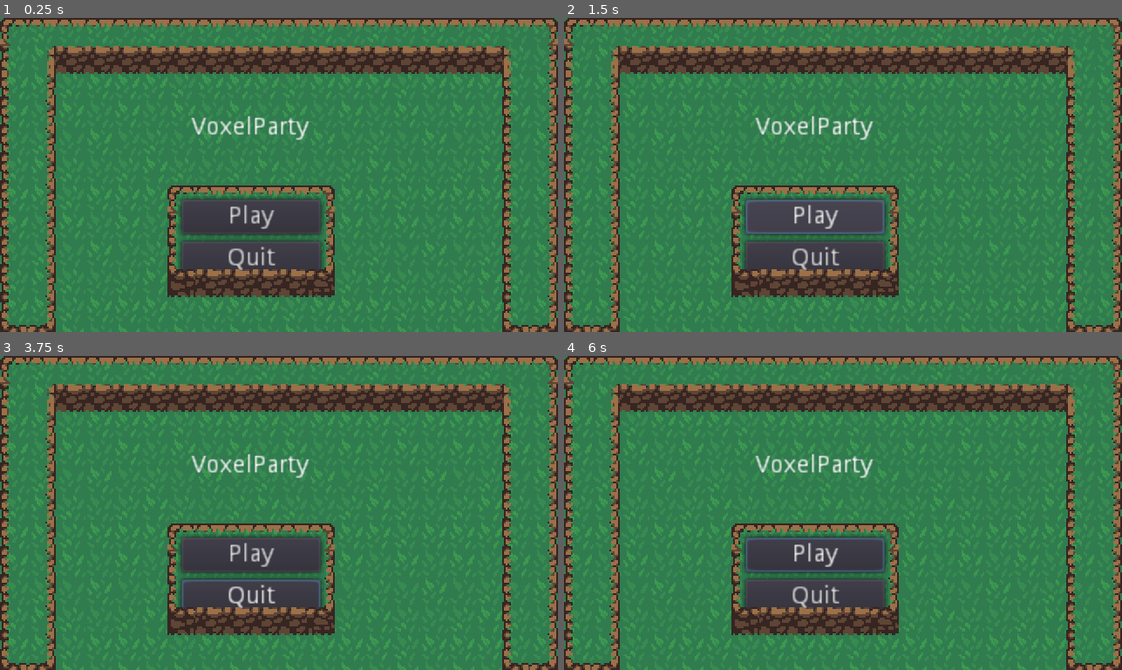
Above: before the commit, frames 1-4 (two rows, left to right).
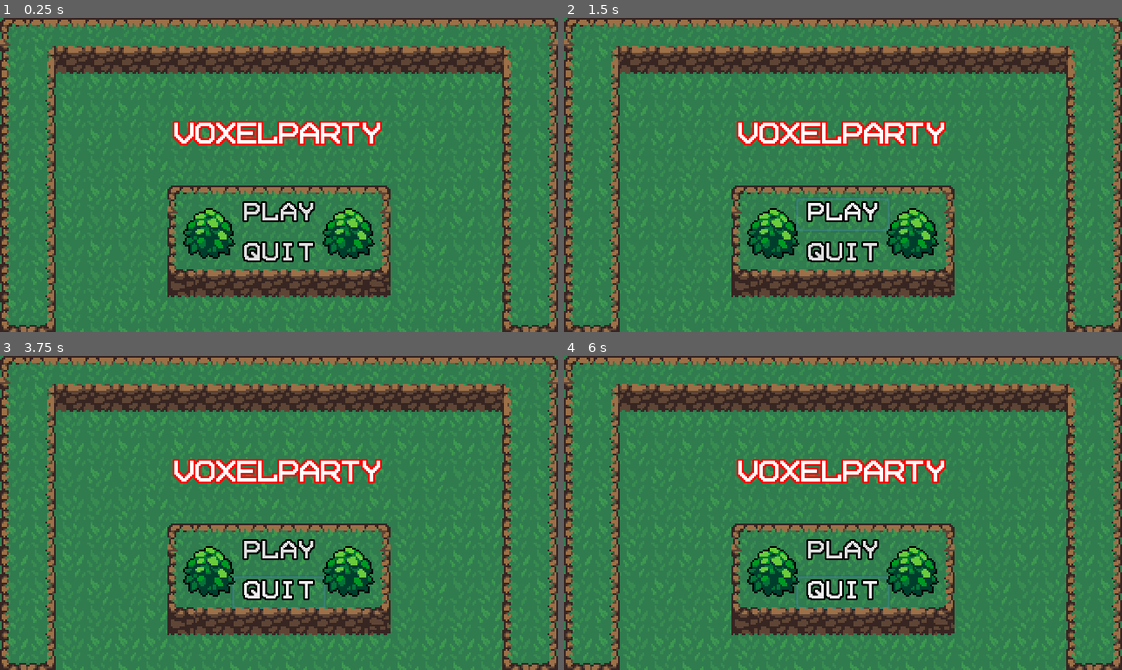
Above: after the commit, the same moments.

Repository: lavaman11/Voxeltest
Game: Godot game, scene res://dead.tscn
The game is run twice, just before and just after one commit, with the same random seed, the same clock (stepped at 60 frames per second) and the same inputs. This scene is started directly instead of the project's main scene.
Inputs (mouse positions are in pixels of both pictures, inside the frame that each line leads up to):
- Up to frame 1 (0.25 s): no input
- Up to frame 2 (1.5 s): click "Play" at 0.5 s; click "Play" at 1.25 s
- Up to frame 3 (3.75 s): click (279, 632) at 2 s; tap Enter at 2.75 s; move the mouse to (401, 497) at 2.77 s; hold Right (ui_right) 2.78-3.53 s; tap X (attack) at 2.85 s; click (401, 497) at 3.5 s; move the mouse to (167, 528) at 3.52 s; hold Down (ui_down) from 3.53 s (still down); tap Shift (roll) at 3.6 s
- Up to frame 4 (6 s): move the mouse to (898, 443) at 4.27 s; release Down (ui_down) at 4.28 s; hold Right (ui_right) 4.28-5.03 s; tap X (attack) at 4.35, 5.85 s; move the mouse to (815, 575) at 5.02 s; hold Up (ui_up) 5.03-5.78 s; tap Shift (roll) at 5.1 s; click (815, 575) at 5.75 s; move the mouse to (1010, 560) at 5.77 s; hold Left (ui_left) from 5.78 s (still down)

The runs differ from the first frame. In frame 1, 11% of the frame differs, in the area x 30-70%, y 31-89%; in frame 2, 11%; in frame 3, 11%; in frame 4, 11%.

Commit message:
fixes

Diff:
--- a/VoxelParty/dead.tscn
+++ b/VoxelParty/dead.tscn
@@ -1,9 +1,29 @@
-[gd_scene load_steps=5 format=2]
+[gd_scene load_steps=10 format=2]
 
 [ext_resource path="res://Tileset/DirtPathTileMap.tscn" type="PackedScene" id=1]
 [ext_resource path="res://Tileset/DirtCliffTileMap.tscn" type="PackedScene" id=2]
 [ext_resource path="res://Sprite.gd" type="Script" id=3]
 [ext_resource path="res://World/GrassBackground.png" type="Texture" id=4]
+[ext_resource path="res://Teletactile-3zavL.ttf" type="DynamicFontData" id=5]
+[ext_resource path="res://World/Bush.tscn" type="PackedScene" id=6]
+
+[sub_resource type="DynamicFont" id=1]
+outline_size = 1
+outline_color = Color( 1, 0, 0, 1 )
+extra_spacing_char = -1
+font_data = ExtResource( 5 )
+
+[sub_resource type="DynamicFont" id=2]
+size = 13
+outline_size = 1
+outline_color = Color( 0, 0, 0, 1 )
+font_data = ExtResource( 5 )
+
+[sub_resource type="DynamicFont" id=3]
+size = 13
+outline_size = 1
+outline_color = Color( 0, 0, 0, 1 )
+font_data = ExtResource( 5 )
 
 [node name="Sprite" type="Control"]
 script = ExtResource( 3 )
@@ -21,10 +41,24 @@
 "_edit_use_anchors_": false
 }
 
+[node name="Label" type="Label" parent="."]
+anchor_left = 0.5
+anchor_right = 0.5
+margin_left = 94.6796
+margin_top = 59.2363
+margin_right = 224.68
+margin_bottom = 77.2363
+custom_fonts/font = SubResource( 1 )
+text = "VoxelParty"
+align = 1
+__meta__ = {
+"_edit_use_anchors_": false
+}
+
 [node name="VBoxContainer" type="VBoxContainer" parent="."]
 margin_left = 104.0
 margin_top = 104.0
-margin_right = 184.0
+margin_right = 216.0
 margin_bottom = 148.0
 __meta__ = {
 "_edit_group_": true,
@@ -32,33 +66,30 @@
 }
 
 [node name="PlayButton" type="Button" parent="VBoxContainer"]
-margin_right = 80.0
+margin_left = 28.0
+margin_right = 84.0
 margin_bottom = 20.0
+size_flags_horizontal = 4
+size_flags_vertical = 4
+custom_fonts/font = SubResource( 2 )
 text = "Play"
+flat = true
 expand_icon = true
 __meta__ = {
 "_edit_use_anchors_": false
 }
 
 [node name="QuitButton" type="Button" parent="VBoxContainer"]
+margin_left = 28.0
 margin_top = 24.0
-margin_right = 80.0
+margin_right = 84.0
 margin_bottom = 44.0
+size_flags_horizontal = 4
+size_flags_vertical = 4
+custom_fonts/font = SubResource( 3 )
 text = "Quit"
+flat = true
 expand_icon = true
-__meta__ = {
-"_edit_use_anchors_": false
-}
-
-[node name="Label" type="Label" parent="."]
-anchor_left = 0.5
-anchor_right = 0.5
-margin_left = 104.0
-margin_top = 56.0
-margin_right = 184.0
-margin_bottom = 70.0
-text = "VoxelParty"
-align = 1
 __meta__ = {
 "_edit_use_anchors_": false
 }
@@ -67,4 +98,10 @@
 tile_data = PoolIntArray(  )
 
 [node name="DirtCliffTileMap" parent="." instance=ExtResource( 2 )]
-tile_data = PoolIntArray( 0, 0, 4, 1, 0, 196609, 2, 0, 19660 …(183 unchanged characters)…  196611, 0, 0, 196612, 0, 1, 196613, 0, 2, 196617, 0, 65539, 262144, 0, 65539, 262147, 0, 131072, 262148, 0, 131073, 262149, 0, 131074, 262153, 0, 65539, 327680, 0, 131075, 327689, 0, 131075 )
+tile_data = PoolIntArray( 0, 0, 4, 1, 0, 196609, 2, 0, 19660 …(183 unchanged characters)…  196611, 0, 0, 196612, 0, 1, 196613, 0, 1, 196614, 0, 2, 196617, 0, 65539, 262144, 0, 65539, 262147, 0, 131072, 262148, 0, 131073, 262149, 0, 131073, 262150, 0, 131074, 262153, 0, 65539, 327680, 0, 131075, 327689, 0, 131075 )
+
+[node name="Bush" parent="." instance=ExtResource( 6 )]
+position = Vector2( 120, 128 )
+
+[node name="Bush2" parent="." instance=ExtResource( 6 )]
+position = Vector2( 200, 128 )
Binary file added: VoxelParty/AerologicaRegular-K7day.ttf
Binary file added: VoxelParty/Teletactile-3zavL.ttf
